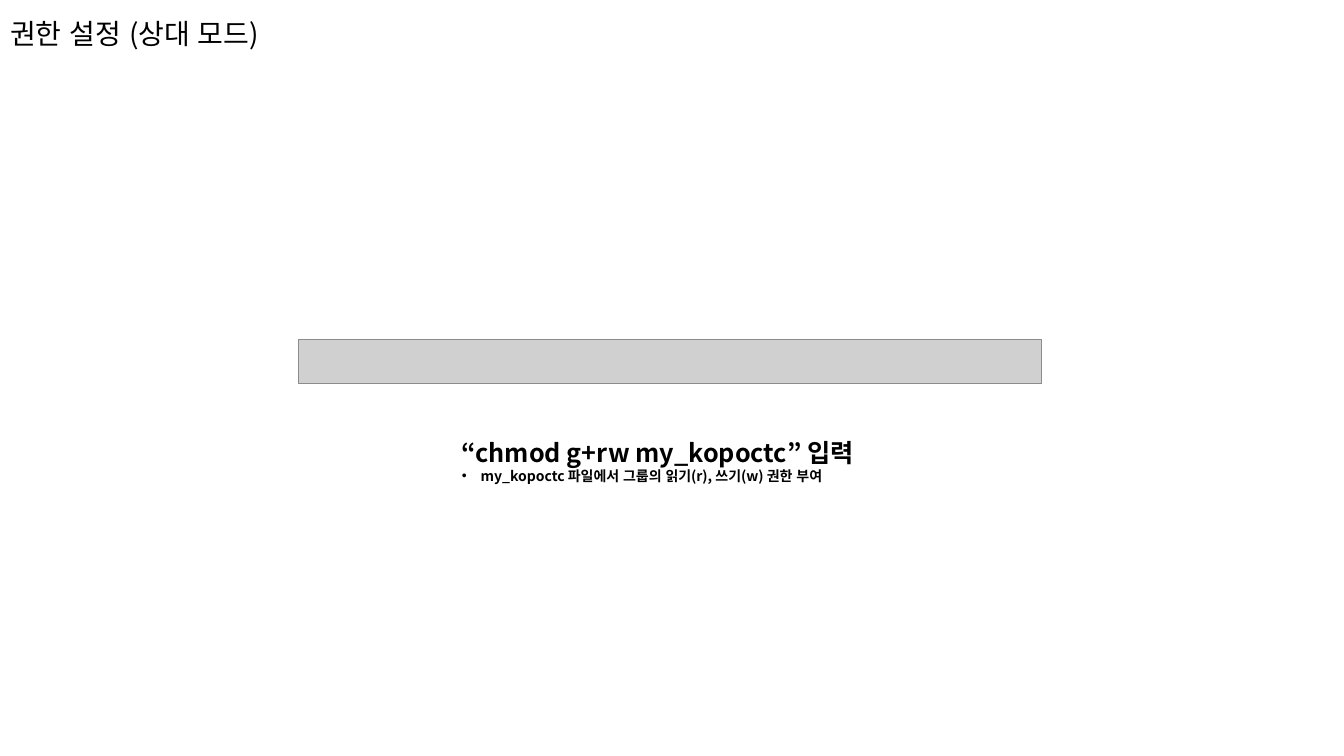
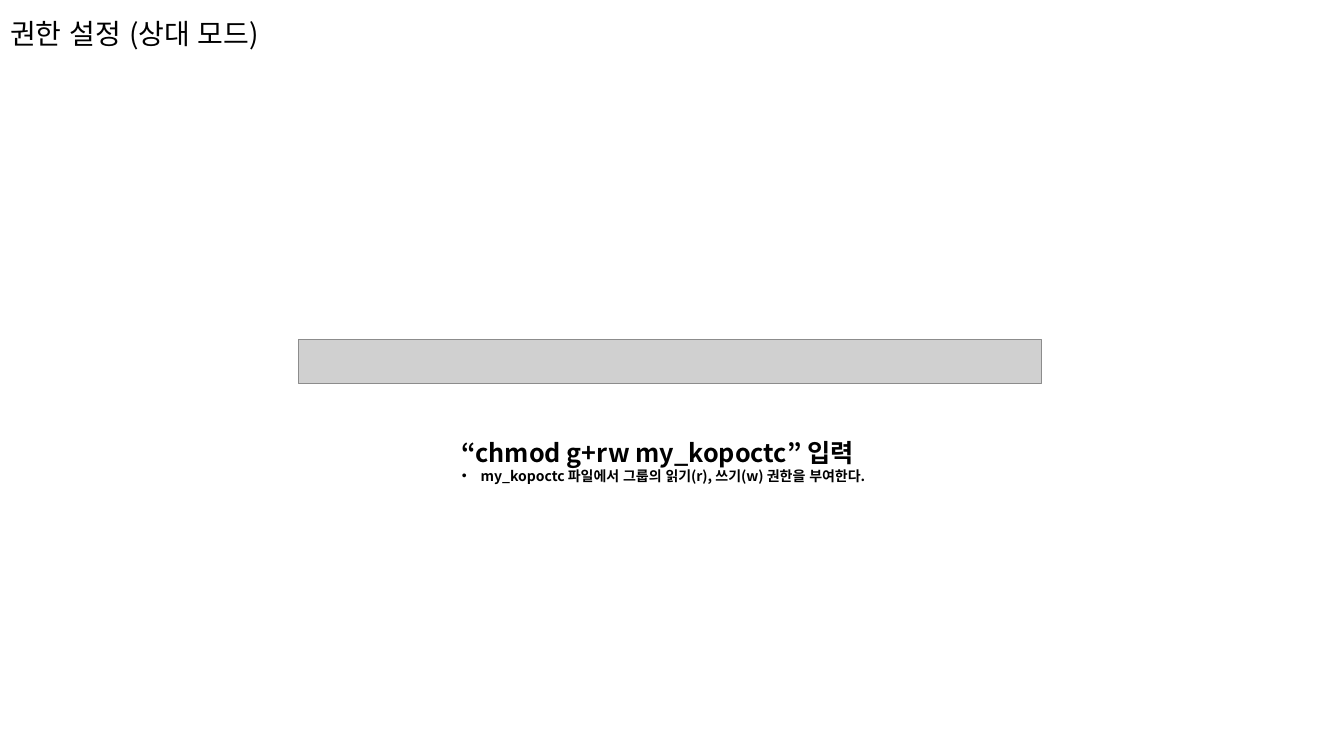
Before and after one commit to limmiseon/Linux, a slide deck: slide 53 of 34_임미선_과제_20220317_5강.pptx. Drawn at 1344x756 pixels with LibreOffice and Linux fonts; fonts in the diff are those of the drawing; grey boxes stand for pictures. Boxes give left, top, right and bottom in pixels: in the first picture for what was removed or moved away, otherwise in the second. Text is boxed around its words. In the diff, an @@ line names an element or a change of style, - is before the commit and + after.

```diff
--- a/34_임미선_과제_20220317_5강.pptx
+++ b/34_임미선_과제_20220317_5강.pptx
@@ text at (x1=481, y1=467, x2=865, y2=484): text changed @@
-• my_kopoctc 파일에서 그룹의 읽기(r), 쓰기(w) 권한 부여
+• my_kopoctc 파일에서 그룹의 읽기(r), 쓰기(w) 권한을 부여한다.
```
Also in this commit, not shown: 11 other slides changed, 1 slide added, 1 slide removed, 1 other file.
